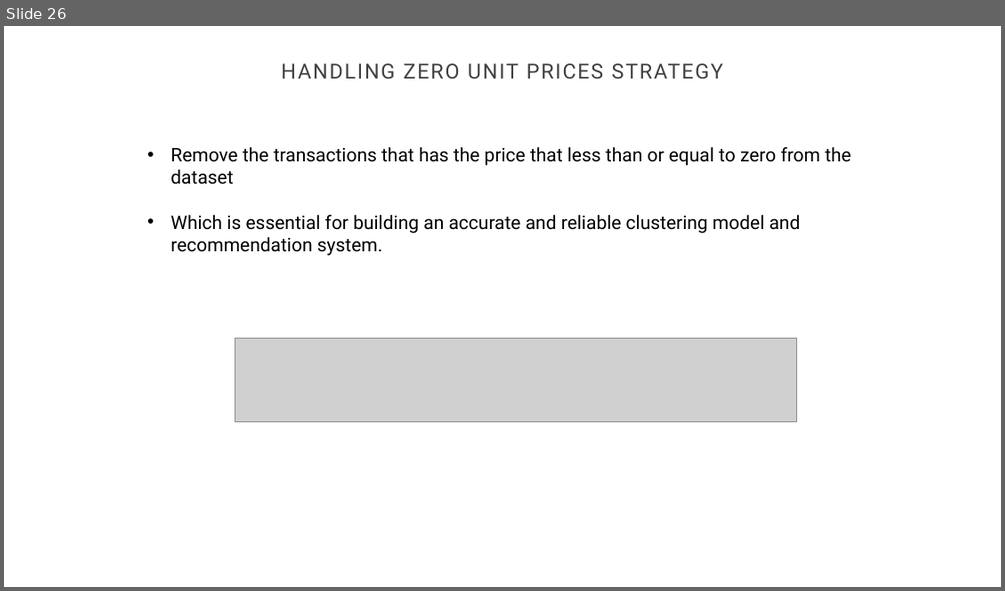
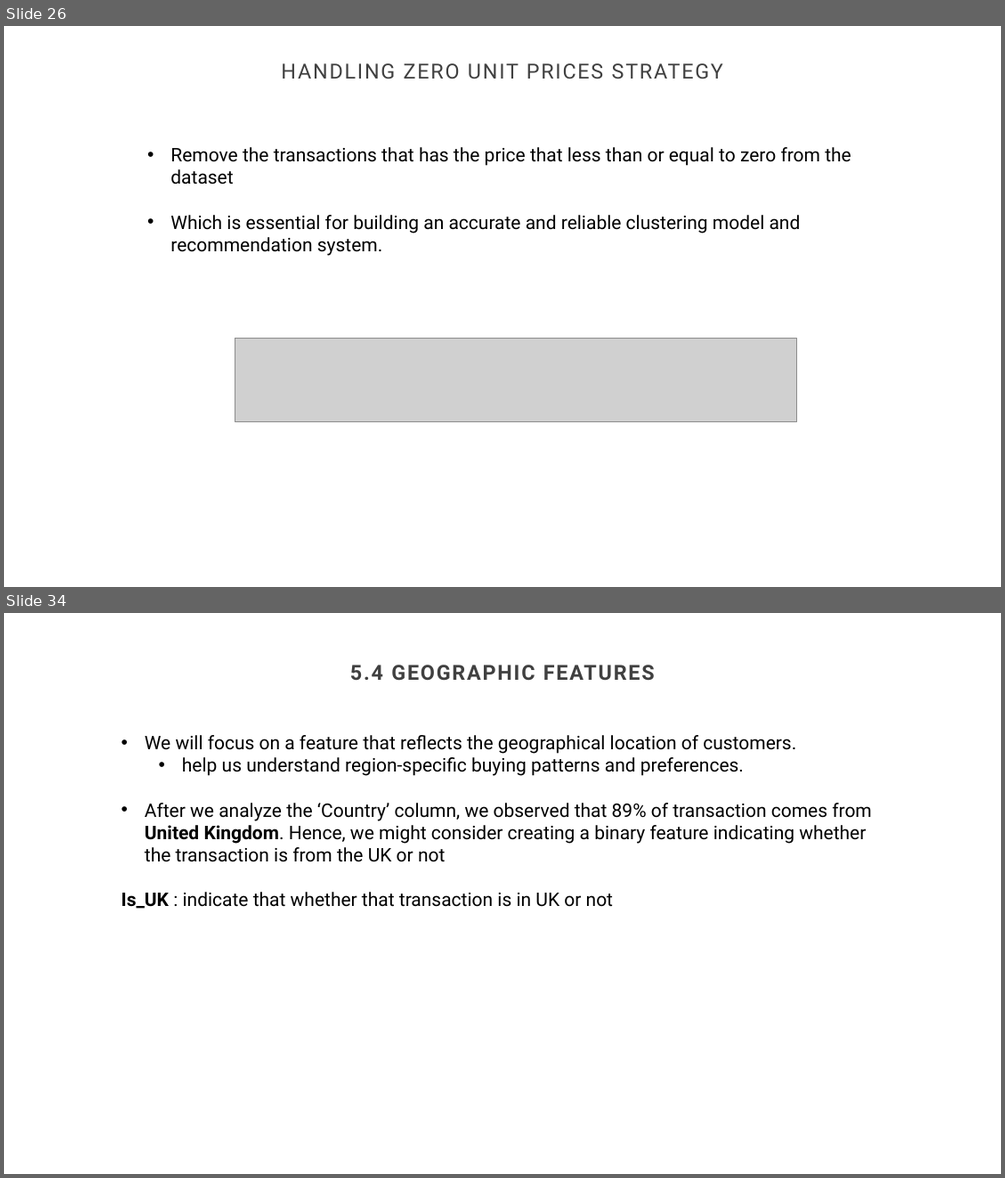
Before and after one commit to GaoWeiChang/Ecommerce_Product_Recommendation_System, a slide deck: CUSTOMER PRODUCT RECOMMENDATION SYSTEM.pptx. Shown one above the other, each under a label of ours: slide 26 before the commit, slides 26 and 34 after it; the slides between them are not shown. The pictures are 1005x591 and 1005x1178 pixels, drawn with LibreOffice and Linux fonts; fonts in the diff are those of the drawing; grey boxes stand for pictures; background and template pictures are left out. Boxes give left, top, right and bottom in pixels: in the first picture for what was removed or moved away, otherwise in the second. Text is boxed around its words. In the diff, an @@ line names an element or a change of style, - is before the commit and + after.

```diff
--- a/CUSTOMER PRODUCT RECOMMENDATION SYSTEM.pptx
+++ b/CUSTOMER PRODUCT RECOMMENDATION SYSTEM.pptx
@@ slide 34 added at (x1=4, y1=613, x2=1001, y2=1174), background #FFFFFF @@
@@ title added at (x1=350, y1=665, x2=655, y2=680), 20 pt, text #404040, bold @@
+5.4 GEOGRAPHIC FEATURES
@@ text added at (x1=121, y1=735, x2=872, y2=908), 18 pt, text #000000 @@
+• We will focus on a feature that reflects the geographical location of customers.
+  • help us understand region-specific buying patterns and preferences.
+• After we analyze the ‘Country’ column, we observed that 89% of transaction comes from United Kingdom. Hence, we might consider creating a binary feature indicating whether the transaction is from the UK or not
+Is_UK : indicate that whether that transaction is in UK or not
```
Also in this commit, not shown: 22 other slides added, 1 other file.
